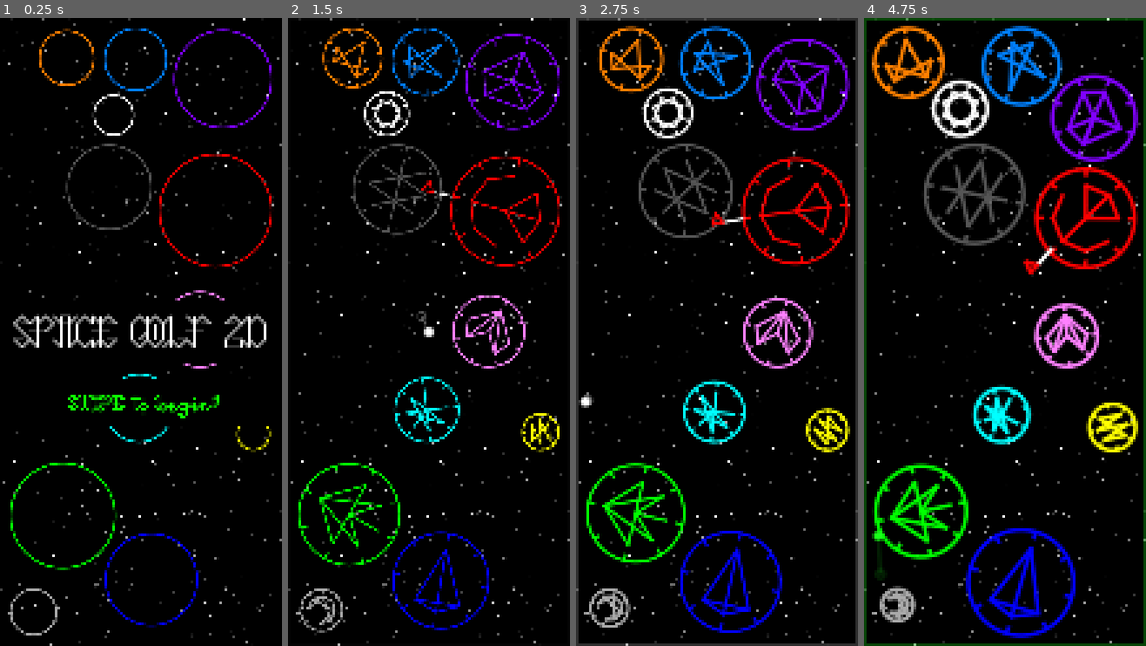
Above: before the commit, frames 1-4 (left to right).
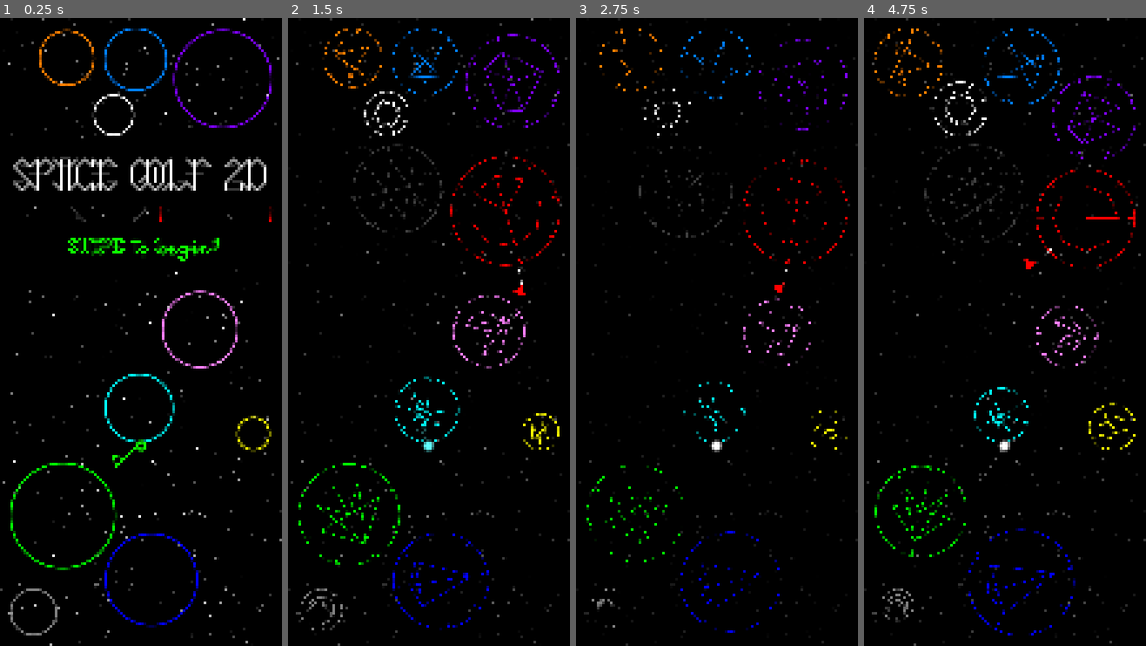
Above: after the commit, the same moments.

Repository: cursebinder22/space-golf-2d
Game: Godot game, scene res://main.tscn
Two runs of this game, one before a commit and one after it. Both use one fixed random seed, a clock stepped at 60 frames per second and the inputs below.
Inputs (mouse positions are in pixels of both pictures, inside the frame that each line leads up to):
- Up to frame 1 (0.25 s): no input
- Up to frame 2 (1.5 s): move the mouse to (491, 300) at 0.52 s; click (491, 300) at 0.67 s; drag from (372, 363) to (414, 457) at 1.27 s
- Up to frame 3 (2.75 s): move the mouse to (745, 193) at 2.02 s; click (745, 193) at 2.17 s
- Up to frame 4 (4.75 s): drag from (990, 457) to (920, 237) at 2.77 s; move the mouse to (1089, 426) at 3.52 s; click (1089, 426) at 3.67 s; drag from (920, 237) to (962, 175) at 4.27 s

The runs differ from the first frame. In frame 1, 6.3% of the frame differs, in the area x 2-100%, y 20-99%; in frame 2, 9.9%; in frame 3, 16%; in frame 4, 20%, in the area x 0-100%, y 0-100%.

Commit message:
Element restructure & pretty flag behavior
Also fixed issues with the flag angle code.

Diff:
--- a/scripts/element_data.gd
+++ b/scripts/element_data.gd
@@ -2,15 +2,123 @@
 extends Resource
 
 var rank: int = 0
-var color: Color = Color(.125, .25, .125)
-var color_name: String = 'forest green'
-var spirit: String = 'hate'
-var realm: String = 'waste'
-var symbol_name: String = 'death'
+var color: Color = Color.TRANSPARENT
 var symbol: Dictionary = {
-	0: [5],
-	1: [2,3,'C'],
-	2: [3,'C'],
-	3: ['C'],
-	4: [7],
 }
+
+func _init(element: Global.Element) -> void:
+	match element:
+		Global.Element.EARTH:
+			rank = 1
+			color = Color(1,0,0)
+			symbol = {
+				0: [1,7,'C'],
+				1: [2],
+				3: [4,'C'],
+				4: [5,'C'],
+				5: ['C'],
+				6: [7],
+			}
+		Global.Element.FIRE:
+			rank = 2
+			color = Color(1,.5,0)
+			symbol = {
+				0: [3,5],
+				2: [3,5],
+				3: [6],
+				5: [6],
+			}
+		Global.Element.ENERGY:
+			rank = 3
+			color = Color(1,1,0)
+			symbol = {
+				0: [5,6],
+				1: [4,5],
+				2: [4,6],
+			}
+		Global.Element.NATURE:
+			rank = 4
+			color = Color(0,1,0)
+			symbol = {
+				0: [2,3,5,6],
+				2: [6],
+				3: ['C'],
+				4: ['C'],
+				5: ['C'],
+			}
+		Global.Element.AIR:
+			rank = 5
+			color = Color(0,1,1)
+			symbol = {
+				1: [5],
+				2: [5,6],
+				3: [6,7],
+				4: ['C'],
+			}
+		Global.Element.ICE:
+			rank = 6
+			color = Color(0,.5,1)
+			symbol = {
+				0: [3,5],
+				1: [5,7],
+				3: [7],
+			}
+		Global.Element.WATER:
+			rank = 7
+			color = Color(0,0,1)
+			symbol = {
+				0: [3,4,5],
+				3: [4,5],
+				4: [5]
+			}
+		Global.Element.MAGIC:
+			rank = 8
+			color = Color(.5,0,1)
+			symbol = {
+				1: [2,'C',7],
+				2: [4,6],
+				4: [6,'C'],
+				6: [7],
+				7: ['C'],
+			}
+		Global.Element.LOVE:
+			rank = 9
+			color = Color(1,.5,1)
+			symbol = {
+				1: [2,4,'C'],
+				2: [4],
+				4: [6,7,'C'],
+				6: [7],
+				7: ['C']
+			}
+		Global.Element.LIGHT:
+			rank = 10
+			color = Color(1,1,1)
+			symbol = {
+				0: [2,6],
+				1: [3,7],
+				2: [4],
+				3: [5],
+				4: [6],
+				5: [7]
+			}
+		Global.Element.MIGHT:
+			rank = 11
+			color = Color(.5,.5,.5)
+			symbol = {
+				1: [2,3],
+				2: [3,5],
+				3: [4,6],
+				4: [5],
+				5: [6,7],
+				6: [7]
+			}
+		Global.Element.SIGHT:
+			rank = 12
+			color = Color(.25,.25,.25)
+			symbol = {
+				0: [4],
+				1: [6],
+				2: [5,7],
+				3: [6],
+			}
--- a/scripts/element_data/air_data.gd
+++ /dev/null
@@ -1,20 +0,0 @@
-class_name AirData
-extends ElementData
-
-func _init() -> void:
-	rank = 5
-	color = Color(0,1,1)
-	color_name = 'cyan'
-	spirit = 'freedom'
-	realm = 'heaven'
-	symbol_name = 'creature'
-	symbol = {
-		0: [4,5],
-		1: ['C'],
-		3: ['C'],
-		4: [7],
-		5: ['C'],
-		6: ['C'],
-		7: ['C'],
-		'C': [],
-	}
--- a/scripts/element_data/earth_data.gd
+++ /dev/null
@@ -1,21 +0,0 @@
-class_name EarthData
-extends ElementData
-
-func _init() -> void:
-	rank = 1
-	color = Color(1,0,0)
-	color_name = 'red'
-	spirit = 'rage'
-	realm = 'hell'
-	symbol_name = 'volcano'
-	symbol = {
-		0: [1],
-		1: [2],
-		2: [3,'C'],
-		3: [4],
-		4: [],
-		5: [6,'C'],
-		6: [7,'C'],
-		7: ['C'],
-		'C': [],
-	}
--- a/scripts/element_data/energy_data.gd
+++ /dev/null
@@ -1,18 +0,0 @@
-class_name EnergyData
-extends ElementData
-
-func _init() -> void:
-	rank = 3
-	color = Color(1,1,0)
-	color_name = 'yellow'
-	spirit = 'thrill'
-	realm = 'power'
-	symbol_name = 'bolt'
-	symbol = {
-		0: [4,6],
-		1: [5,6],
-		2: [4,5],
-		4: [],
-		5: [],
-		6: [],
-	}
--- a/scripts/element_data/fire_data.gd
+++ /dev/null
@@ -1,17 +0,0 @@
-class_name FireData
-extends ElementData
-
-func _init() -> void:
-	rank = 2
-	color = Color(1,.5,0)
-	color_name = 'orange'
-	spirit = 'fear'
-	realm = 'apocalypse'
-	symbol_name = 'torch'
-	symbol = {
-		0: [5,7],
-		2: [5,7],
-		4: [5,7],
-		5: [],
-		7: [],
-	}
--- a/scripts/element_data/ice_data.gd
+++ /dev/null
@@ -1,17 +0,0 @@
-class_name IceData
-extends ElementData
-
-func _init() -> void:
-	rank = 6
-	color = Color(0,.5,1)
-	color_name = 'cerulean'
-	spirit = 'peace'
-	realm = 'winter'
-	symbol_name = 'star'
-	symbol = {
-		1: [3,5],
-		2: [5,7],
-		3: [7],
-		5: [],
-		7: [],
-	}
--- a/scripts/element_data/light_data.gd
+++ /dev/null
@@ -1,20 +0,0 @@
-class_name LightData
-extends ElementData
-
-func _init() -> void:
-	rank = 10
-	color = Color(1,1,1)
-	color_name = 'white'
-	spirit = 'glory'
-	realm = 'the universe'
-	symbol_name = 'sun'
-	symbol = {
-		0: [2,6],
-		1: [3,7],
-		2: [4],
-		3: [5],
-		4: [6],
-		5: [7],
-		6: [],
-		7: [],
-	}
--- a/scripts/element_data/love_data.gd
+++ /dev/null
@@ -1,18 +0,0 @@
-class_name LoveData
-extends ElementData
-
-func _init() -> void:
-	rank = 9
-	color = Color(1,.5,1)
-	color_name = 'pink'
-	spirit = 'belonging'
-	realm = 'family'
-	symbol_name = 'heart'
-	symbol = {
-		0: [1,6],
-		1: [6,'C'],
-		3: [4,6,'C'],
-		4: [6],
-		6: ['C'],
-		'C': [],
-	}
--- a/scripts/element_data/magic_data.gd
+++ /dev/null
@@ -1,18 +0,0 @@
-class_name MagicData
-extends ElementData
-
-func _init() -> void:
-	rank = 8
-	color = Color(.5,0,1)
-	color_name = 'purple'
-	spirit = 'beauty'
-	realm = 'the underworld'
-	symbol_name = 'crystal'
-	symbol = {
-		0: [1,4,6],
-		1: [3,'C'],
-		3: [4,'C'],
-		4: [6,'C'],
-		6: ['C'],
-		'C': [],
-	}
--- a/scripts/element_data/might_data.gd
+++ /dev/null
@@ -1,19 +0,0 @@
-class_name MightData
-extends ElementData
-
-func _init() -> void:
-	rank = 11
-	color = Color(2/3.,2/3.,2/3.)
-	color_name = 'gray'
-	spirit = 'separation'
-	realm = 'the night'
-	symbol_name = 'moon'
-	symbol = {
-		0: [1,5,7],
-		1: [7],
-		3: [4,5],
-		4: [5,7],
-		5: [6],
-		6: [7],
-		7: [],
-	}
--- a/scripts/element_data/nature_data.gd
+++ /dev/null
@@ -1,19 +0,0 @@
-class_name NatureData
-extends ElementData
-
-func _init() -> void:
-	rank = 4
-	color = Color(0,1,0)
-	color_name = 'green'
-	spirit = 'joy'
-	realm = 'the forest'
-	symbol_name = 'tree'
-	symbol = {
-		0: [2,4],
-		2: [4,5,7],
-		4: [],
-		5: ['C'],
-		6: ['C'],
-		7: ['C'],
-		'C': [],
-	}
--- a/scripts/element_data/sight_data.gd
+++ /dev/null
@@ -1,20 +0,0 @@
-class_name SightData
-extends ElementData
-
-func _init() -> void:
-	rank = 12
-	color = Color(1/3.,1/3.,1/3.)
-	color_name = 'black'
-	spirit = 'desire'
-	realm = 'humanity'
-	symbol_name = 'eye'
-	symbol = {
-		0: [3,5],
-		1: [4],
-		2: [6],
-		3: [],
-		4: [7],
-		5: [],
-		6: [],
-		7: [],
-	}
--- a/scripts/element_data/water_data.gd
+++ /dev/null
@@ -1,16 +0,0 @@
-class_name WaterData
-extends ElementData
-
-func _init() -> void:
-	rank = 7
-	color = Color(0,0,1)
-	color_name = 'cobalt'
-	spirit = 'sorrow'
-	realm = 'the deep'
-	symbol_name = 'droplet'
-	symbol = {
-		2: [5,6,7],
-		5: [6,7],
-		6: [7],
-		7: [],
-	}
--- a/scripts/main.gd
+++ b/scripts/main.gd
@@ -4,7 +4,7 @@
 const max_launch_seconds: float = 1
 var launch_timer: Timer = Timer.new()
 var cancel_launch: bool = false
-var ball: Ball = Ball.new(Vector2(Global.game_width/2, Global.game_height/2))
+var ball: Ball = Ball.new(Vector2(Global.game_width / 2, Global.game_height * 2/3))
 
 # aiming
 const aim_alpha_factor: float = 1/3.
@@ -17,7 +17,7 @@
 var ring_radius: float = 0.0
 
 # score (meta)
-var flag = Flag.new()
+var flag = Flag.new(ball.position)
 var score: int = 0
 var shots_this_hole: int = 0
 var hole_text: String = ''
@@ -34,22 +34,8 @@
 
 # planets
 const ghost_black: Color = Color(.25,.25,.25,.5)
-var total_planets: int = Global.Element.size()
-var element_data: Dictionary = {
-	Global.Element.NONE: ElementData.new(),
-	Global.Element.EARTH: EarthData.new(),
-	Global.Element.FIRE: FireData.new(),
-	Global.Element.ENERGY: EnergyData.new(),
-	Global.Element.NATURE: NatureData.new(),
-	Global.Element.AIR: AirData.new(),
-	Global.Element.ICE: IceData.new(),
-	Global.Element.WATER: WaterData.new(),
-	Global.Element.MAGIC: MagicData.new(),
-	Global.Element.LOVE: LoveData.new(),
-	Global.Element.LIGHT: LightData.new(),
-	Global.Element.MIGHT: MightData.new(),
-	Global.Element.SIGHT: SightData.new(),
-}
+var total_planets: int = Global.Element.size() - 1
+var element_data: Dictionary = {}
 
 # click
 var click_start_pos: Vector2 = Vector2.ZERO
@@ -74,7 +60,7 @@
 var subtitle_color: Color = Color.TRANSPARENT
 var title_pos: Vector2 = Vector2.ZERO
 var subtitle_pos: Vector2 = Vector2.ZERO
-var title_banner: Rect2 = Rect2(Vector2(0, Global.game_height / 2 - Global.default_text_height), Vector2(Global.game_width, Global.default_text_height * 2))
+var title_banner: Rect2 = Rect2(Vector2(0, Global.game_height / 4 - Global.default_text_height), Vector2(Global.game_width, Global.default_text_height * 2))
 var subtitle_banner: Rect2 = Rect2(Vector2(0, title_banner.end.y + Global.default_text_height / 2), Vector2(Global.game_width, Global.default_text_height * 1.5))
 
 ######################
@@ -101,11 +87,17 @@
 ######################
 
 func _ready() -> void:
+	for element in Global.Element.values():
+		element_data[element] = ElementData.new(element)
+
+	flag.planet = ball
+
 	# generate planets
 	var planet_sizes: Array = []
 	for i in Global.Element.size() - 1:
 		planet_sizes.append(i)
-	for element_i: int in range(1, total_planets):
+
+	for element_i: int in range(1, total_planets + 1):
 		var planet_element: Global.Element = Global.Element.values()[element_i]
 
 		var fraction: float = 1 / float(Global.Element.size() - 2)
@@ -117,11 +109,6 @@
 		var planet_y: float = randf_range(0, Global.game_height)
 		var planet_pos: Vector2 = Vector2(planet_x, planet_y)
 		Global.planets.append(Planet.new(planet_pos, Global.drift_speed, planet_radius, planet_element))
-
-	# place flag on planet of rank 1
-	for planet: Planet in Global.planets:
-		if element_data[planet.element].rank == 1:
-			flag.planet = planet
 
 	# launch timer
 	add_child(launch_timer)
@@ -140,7 +127,13 @@
 
 		if event.button_index == MOUSE_BUTTON_LEFT:
 			if event.pressed:
-				show_title = false
+				# place flag on planet of rank 1
+				if show_title == true:
+					show_title = false
+					for planet: Planet in Global.planets:
+						if element_data[planet.element].rank == 1:
+							flag.planet = planet
+							break
 				cancel_launch = false
 				click_start_pos = event.position
 				draw_drag_line = true
@@ -151,7 +144,7 @@
 				draw_launch_text = true
 				launch_text_pos = ball.position
 				launch_text_pos.y -= Global.default_text_height
-				launch_timer.wait_time = max_launch_seconds * drag_dist / max_drag_dist
+				launch_timer.wait_time = max(.1, max_launch_seconds * drag_dist / max_drag_dist)
 				launch_timer.start()
 				await launch_timer.timeout
 				draw_launch_text = false
@@ -235,9 +228,9 @@
 				if planet.element == next_element:
 					# move flag to next planet and adjust score
 					score += shots_this_hole - Global.par
-					if flag.planet.element == Global.Element.SIGHT:
-						Global.par += 1
-						score = 0
+					#if flag.planet.element == Global.Element.SIGHT:
+						#Global.par += 1
+						#score = 0
 					hole_text_pos = ball.position
 					hole_text_pos.x = Global.default_text_height / 2
 					hole_text_pos.y = clamp(hole_text_pos.y - Global.default_text_height * 1.5, Global.default_text_height * 2, Global.game_height - Global.default_text_height * 1.5)
@@ -261,32 +254,37 @@
 		for to_point: Variant in element_data[element].symbol[from_point]:
 			var from_point_pos: Vector2 = pattern_position + Vector2(
 				radius * cos(tilt + TAU/8 * from_point),
-				radius * -sin(tilt + TAU/8 * from_point)
+				radius * sin(tilt + TAU/8 * from_point)
 			)
 			if str(to_point) == 'C':
 				draw_line(from_point_pos, pattern_position, color, pattern_line_width, anti_alias)
 			else:
 				var to_point_pos: Vector2 = pattern_position + Vector2(
 					radius * cos(tilt + TAU/8 * to_point),
-					radius * -sin(tilt + TAU/8 * to_point)
+					radius * sin(tilt + TAU/8 * to_point)
 				)
 				draw_line(from_point_pos, to_point_pos, color, pattern_line_width, anti_alias)
 
-func draw_flag():
+func draw_flag(spectral_color: Color = Color.TRANSPARENT):
+	var ghosted: bool = false if spectral_color == Color.TRANSPARENT else true
 	var draw_scale: float = 2.0
-
+	var flag_color: Variant = Color.TRANSPARENT
+	var triangle: PackedVector2Array = []
 	for line: Array in flag.get_rotated_form():
 		var p1: Vector2 = flag.position + Vector2(line[0][0] * draw_scale, line[0][1] * draw_scale)
 		var p2: Vector2 = flag.position + Vector2(line[1][0] * draw_scale, line[1][1] * draw_scale)
-		var flag_color: Color = line[2]
-
-		if flag_color == Color.TRANSPARENT:
-			var new_color: Color = element_data[flag.planet.element].color
-			if new_color != Color(0,0,0):
-				flag_color = new_color
-			else: flag_color = ghost_black
-
+		if not ghosted:
+			triangle.append(p2)
+		flag_color = line[2] if not ghosted else spectral_color
+		if typeof(flag_color) == TYPE_STRING and flag_color == 'P':
+			if flag.planet and flag.planet is Planet:
+				flag_color = element_data[flag.planet.element].color
+			else:
+				flag_color = Color.TRANSPARENT
 		draw_line(p1, p2, flag_color, Global.line_width, anti_alias)
+	if not ghosted and flag.planet is Planet:
+		flag_color = element_data[flag.planet.element].color
+		draw_colored_polygon(triangle, flag_color)
 
 func draw_text(text: String, top_left: Vector2, height: float = Global.default_text_height, color: Color = Color(1,1,1), wrap_text: bool = false) -> float:
 	var cell_size: float = height/4
@@ -358,11 +356,11 @@
 				var base_angle = i * TAU/8
 
 				var x1: float = planet.radius * cos(base_angle + planet.tilt)
-				var y1: float = planet.radius * -sin(base_angle + planet.tilt)
+				var y1: float = planet.radius * sin(base_angle + planet.tilt)
 				var p1: Vector2 = Vector2(x1, y1) + planet.position
 
 				var x2: float = planet.radius * 7/8 * cos(base_angle + planet.tilt)
-				var y2: float = planet.radius * 7/8 * -sin(base_angle + planet.tilt)
+				var y2: float = planet.radius * 7/8 * sin(base_angle + planet.tilt)
 				var p2: Vector2 = Vector2(x2, y2) + planet.position
 
 				draw_line(p1, p2, planet_color, Global.line_width, anti_alias)
@@ -385,6 +383,10 @@
 		#if draw_hole_text:
 			#hole_text_width = draw_text(hole_text, hole_text_pos, Global.default_text_height, ball.color)
 	else:
+		# spectral ball & flag
+		draw_circle(ball.position, ball.radius, subtitle_color, false, 1, anti_alias)
+		draw_flag(subtitle_color)
+
 		# title banner
 		draw_rect(title_banner, banner_color, true, -1.0, false)
 		var amplitude: float = .5
--- a/scripts/objects/flag.gd
+++ b/scripts/objects/flag.gd
@@ -1,46 +1,50 @@
 class_name Flag
 extends Node
 
-var planet: Planet = null
+var planet: Variant = null
 var position: Vector2 = Vector2.ZERO
 var angle: float = 0
 var lift: float = 0
 const form: Array = [
 	[[0,0], [4,0], Color(1,1,1)],
-	[[4,0], [6,0], Color.TRANSPARENT],
-	[[6,0], [5,2], Color.TRANSPARENT],
-	[[5,2], [4,0], Color.TRANSPARENT],
+	[[4,0], [6,0], 'P'],
+	[[6,0], [5,2], 'P'],
+	[[5,2], [4,0], 'P'],
 ]
+
+func _init(init_position: Vector2, init_angle: float = -TAU/4) -> void:
+	position = init_position
+	angle = init_angle
 
 func get_rotated_form() -> Array:
 	var rotated_form: Array = []
 
-	var cos_a: float = cos(angle)
-	var sin_a: float = -sin(angle)
+	for line: Array in form:
+		var p1: Vector2 = Vector2(line[0][0], line[0][1])
+		var p2: Vector2 = Vector2(line[1][0], line[1][1])
+		var color: Variant = line[2]
 
-	for line: Array in form:
-		var p1: Array = line[0]
-		var p2: Array = line[1]
-		var color: Color = line[2]
-
-		var x1: float = p1[0] * cos_a - p1[1] * sin_a
-		var y1: float = p1[0] * sin_a + p1[1] * cos_a
-		var x2: float = p2[0] * cos_a - p2[1] * sin_a
-		var y2: float = p2[0] * sin_a + p2[1] * cos_a
-
-		rotated_form.append([[x1, y1], [x2, y2], color])
+		rotated_form.append([p1.rotated(angle), p2.rotated(angle), color])
 
 	return rotated_form
 
 func tick() -> void:
 	lift = lerp(lift, 0., Global.lerp_factor)
-	angle = lerp_angle(angle, TAU/4 + planet.tilt + 20 * planet.tilt_speed, Global.lerp_factor)
 
-	if planet != null:
+	if planet is Planet:
+		angle = lerp_angle(angle, planet.tilt + 20 * planet.tilt_speed, Global.lerp_factor)
+
+	elif planet is Ball:
+		var pb_angle: float = -TAU/4
+		if planet.planet:
+			pb_angle = planet.planet.position.angle_to_point(planet.position)
+		angle = lerp_angle(angle, pb_angle + cos(Time.get_ticks_msec() * 0.001 * 2) / 4, Global.lerp_factor)
+
+	if planet:
 		var new_x: float = planet.position.x + (lift + planet.radius) * cos(angle)
 		new_x = lerp(position.x, new_x, Global.lerp_factor)
 
-		var new_y: float = planet.position.y + (lift + planet.radius) * -sin(angle)
+		var new_y: float = planet.position.y + (lift + planet.radius) * sin(angle)
 		new_y = lerp(position.y, new_y, Global.lerp_factor)
 
 		position = Vector2(new_x, new_y)
Binary file changed: icon.png
Not shown, removed: scripts/element_data/air_data.gd.uid
Not shown, removed: scripts/element_data/earth_data.gd.uid
Not shown, removed: scripts/element_data/energy_data.gd.uid
Not shown, removed: scripts/element_data/fire_data.gd.uid
Not shown, removed: scripts/element_data/ice_data.gd.uid
Not shown, removed: scripts/element_data/light_data.gd.uid
Not shown, removed: scripts/element_data/love_data.gd.uid
Not shown, removed: scripts/element_data/magic_data.gd.uid
Not shown, removed: scripts/element_data/might_data.gd.uid
Not shown, removed: scripts/element_data/nature_data.gd.uid
Not shown, removed: scripts/element_data/sight_data.gd.uid
(and 2 more such lines)
